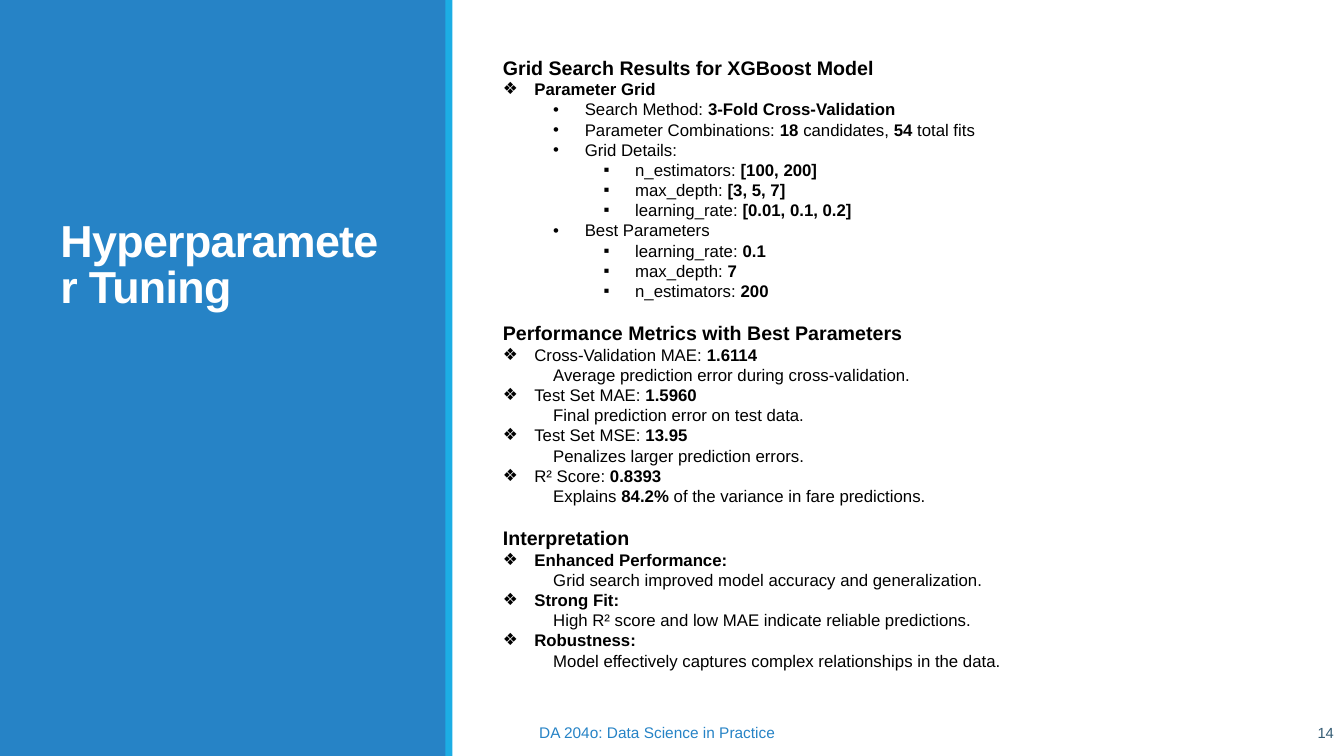
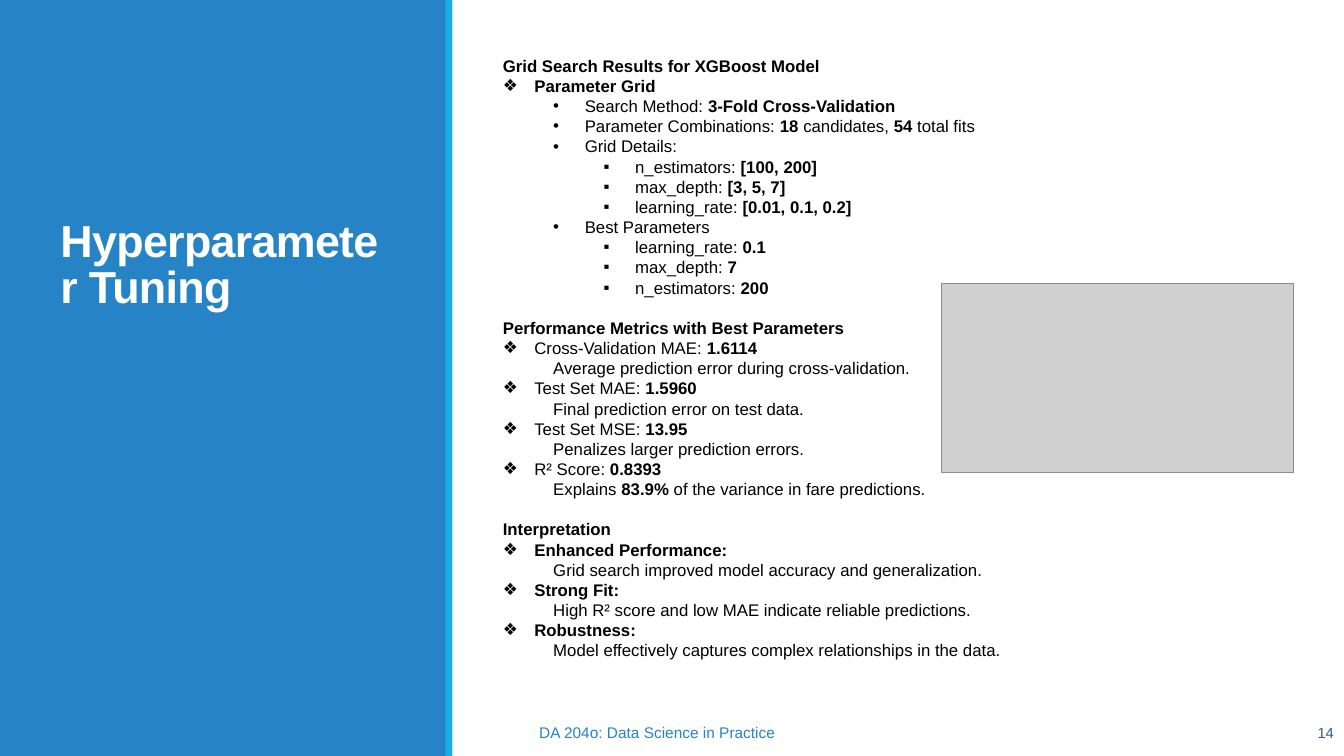
Before and after one commit to aravindsreekumar28/TaxiFare-Forecast, a slide deck: slide 14 of TaxiFare Forecast – Enhancing Fare Accuracy with Machine Learning.pptx. Drawn at 1344x756 pixels with LibreOffice and Linux fonts; fonts in the diff are those of the drawing; grey boxes stand for pictures. Boxes give left, top, right and bottom in pixels: in the first picture for what was removed or moved away, otherwise in the second. Text is boxed around its words. In the diff, an @@ line names an element or a change of style, - is before the commit and + after.

```diff
--- a/TaxiFare Forecast – Enhancing Fare Accuracy with Machine Learning.pptx
+++ b/TaxiFare Forecast – Enhancing Fare Accuracy with Machine Learning.pptx
@@ text at [503,60,844,539]: size 14 to 12 pt in "Grid Search Results for XGBoost Model", "Performance Metrics with Best Parameters", "Interpretation" @@
@@ picture added at [942,283,1294,472] @@
@@ text at [553,483,926,499]: text changed @@
-Explains 84.2% of the variance in fare predictions.
+Explains 83.9% of the variance in fare predictions.
```
Also in this commit, not shown: 7 other slides changed, 1 slide added, 1 other file.
